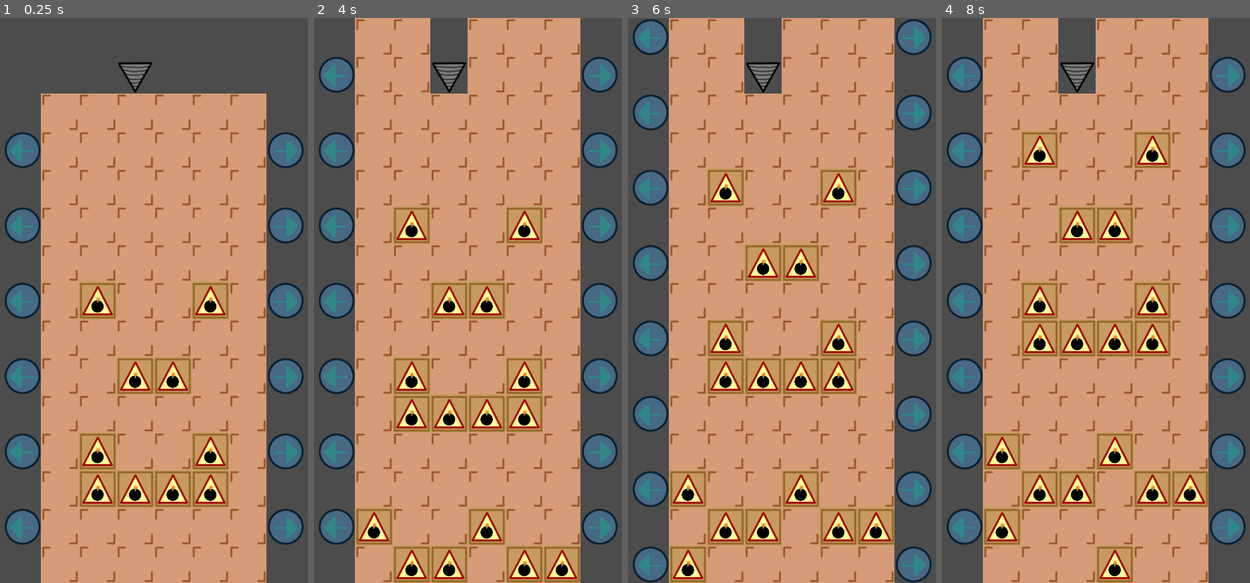
Above: before the commit, frames 1-4 (left to right).
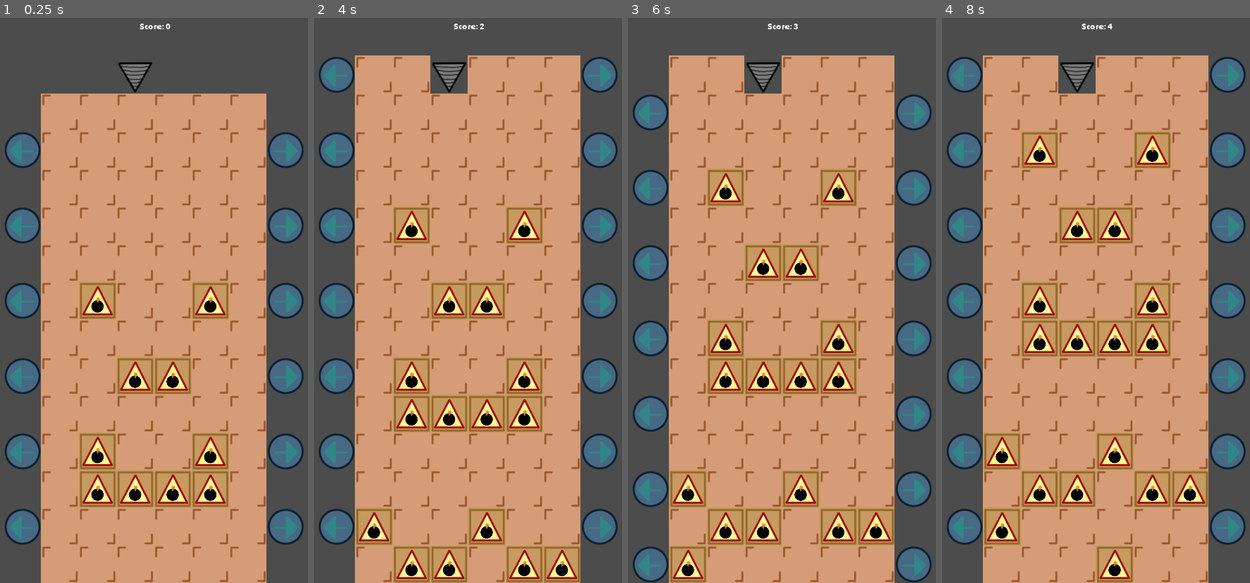
Above: after the commit, the same moments.

Repository: moisesjbc/fosu
Game: Godot game, scene res://gameplay/main/main.tscn
Two runs of this game, one before a commit and one after it. Both use one fixed random seed, a clock stepped at 60 frames per second and the inputs below.
Inputs (mouse positions are in pixels of both pictures, inside the frame that each line leads up to):
- Up to frame 1 (0.25 s): no input
- Up to frame 2 (4 s): tap Enter at 0.5, 2.75 s; move the mouse to (538, 272) at 0.52 s; click (538, 272) at 0.67 s; tap Space at 1.25, 3.5 s; move the mouse to (406, 328) at 1.27 s; click (406, 328) at 1.42 s; move the mouse to (501, 176) at 2.02 s; click (501, 176) at 2.17 s; move the mouse to (452, 413) at 2.77 s; click (452, 413) at 2.92 s; move the mouse to (563, 385) at 3.52 s; click (563, 385) at 3.67 s
- Up to frame 3 (6 s): tap Enter at 4.25 s; move the mouse to (686, 215) at 4.27 s; click (686, 215) at 4.42 s; tap Space at 5 s; move the mouse to (797, 300) at 5.02 s; click (797, 300) at 5.17 s; move the mouse to (735, 159) at 5.77 s; click (735, 159) at 5.92 s
- Up to frame 4 (8 s): move the mouse to (1166, 272) at 6.52 s; click (1166, 272) at 6.67 s; move the mouse to (1034, 328) at 7.27 s; click (1034, 328) at 7.42 s

The runs differ from the first frame. In frame 1, less than 0.1% of the frame differs, in the area x 45-56%, y 1-2%; in frame 2, 4.1%; in frame 3, 5.2%, in the area x 1-99%, y 0-7%; in frame 4, 4.1%.

Commit message:
Add score to GUI

Diff:
--- /dev/null
+++ b/godot-project/gameplay/gui/score/score.gd
@@ -0,0 +1,17 @@
+extends Control
+
+
+var score = 0
+
+
+func _ready():
+	set_score(0)
+
+
+func increase_score(score_delta):
+	set_score(score + score_delta)
+
+
+func set_score(score):
+	self.score = score
+	$margin_container/center_container/label.text = "Score: " + str(score)
--- /dev/null
+++ b/godot-project/gameplay/gui/score/score.tscn
@@ -0,0 +1,29 @@
+[gd_scene load_steps=4 format=2]
+
+[ext_resource path="res://fonts/Ubuntu-B.ttf" type="DynamicFontData" id=1]
+[ext_resource path="res://gameplay/gui/score/score.gd" type="Script" id=2]
+
+[sub_resource type="DynamicFont" id=1]
+size = 30
+font_data = ExtResource( 1 )
+
+[node name="score" type="Control"]
+anchor_right = 1.0
+script = ExtResource( 2 )
+
+[node name="margin_container" type="MarginContainer" parent="."]
+anchor_right = 1.0
+anchor_bottom = 1.0
+custom_constants/margin_top = 10
+
+[node name="center_container" type="CenterContainer" parent="margin_container"]
+margin_top = 10.0
+margin_right = 1080.0
+margin_bottom = 44.0
+
+[node name="label" type="Label" parent="margin_container/center_container"]
+margin_left = 493.0
+margin_right = 587.0
+margin_bottom = 34.0
+custom_fonts/font = SubResource( 1 )
+text = "Score: "
--- a/godot-project/gameplay/level/level.gd
+++ b/godot-project/gameplay/level/level.gd
@@ -9,6 +9,7 @@
 const FIRST_TILE_COLUMN = 1
 const LAST_TILE_COLUMN = 6
 
+const FIRST_VISIBLE_ROW = 1
 const LAST_VISIBLE_ROW = 14
 
 const TILE_WIDTH = 128
@@ -23,6 +24,7 @@
 
 
 signal bomb_drilled
+signal row_drilled
 
 
 func start(driller, drill_timeout, special_cell_probability):
@@ -84,12 +86,13 @@
 func drill():
 	create_new_row()
 
-	for row_index in range(0, LAST_VISIBLE_ROW + 1):
+	for row_index in range(FIRST_VISIBLE_ROW, LAST_VISIBLE_ROW + 1):
 		for column_index in range(FIRST_TILE_COLUMN - 2, LAST_TILE_COLUMN + 2):
 			set_cell(column_index, row_index, get_cell(column_index, row_index + 1))
 
 	var driller_current_pos = world_to_map(driller.global_position)
 	var driller_tile = get_cellv(driller_current_pos)
+	emit_signal("row_drilled")
 	if driller_tile == BOMB_ID:
 		emit_signal("bomb_drilled")
 	set_cellv(driller_current_pos, -1)
--- a/godot-project/gameplay/main/main.gd
+++ b/godot-project/gameplay/main/main.gd
@@ -18,3 +18,7 @@
 func _on_difficulty_timer_timeout():
 	$level.drill_timeout -= DELTA_DRILL_TIMEOUT
 	$level.special_cell_probability += SPECIAL_CELL_PROBABILITY_DELTA
+
+
+func _on_level_row_drilled():
+	$gui/score.increase_score(1)
--- a/godot-project/gameplay/main/main.tscn
+++ b/godot-project/gameplay/main/main.tscn
@@ -1,7 +1,8 @@
-[gd_scene load_steps=5 format=2]
+[gd_scene load_steps=6 format=2]
 
 [ext_resource path="res://gameplay/level/level.tscn" type="PackedScene" id=1]
 [ext_resource path="res://gameplay/driller/driller.tscn" type="PackedScene" id=2]
+[ext_resource path="res://gameplay/gui/score/score.tscn" type="PackedScene" id=3]
 [ext_resource path="res://gameplay/main/main.gd" type="Script" id=4]
 [ext_resource path="res://gameplay/gui/game_over/game_over.tscn" type="PackedScene" id=5]
 
@@ -17,10 +18,13 @@
 
 [node name="game_over" parent="gui" instance=ExtResource( 5 )]
 
+[node name="score" parent="gui" instance=ExtResource( 3 )]
+
 [node name="difficulty_timer" type="Timer" parent="."]
 wait_time = 7.0
 autostart = true
 
 [connection signal="bomb_drilled" from="level" to="." method="_on_level_bomb_drilled"]
+[connection signal="row_drilled" from="level" to="." method="_on_level_row_drilled"]
 [connection signal="block_drilled" from="driller" to="level" method="_on_driller_block_drilled"]
 [connection signal="timeout" from="difficulty_timer" to="." method="_on_difficulty_timer_timeout"]
